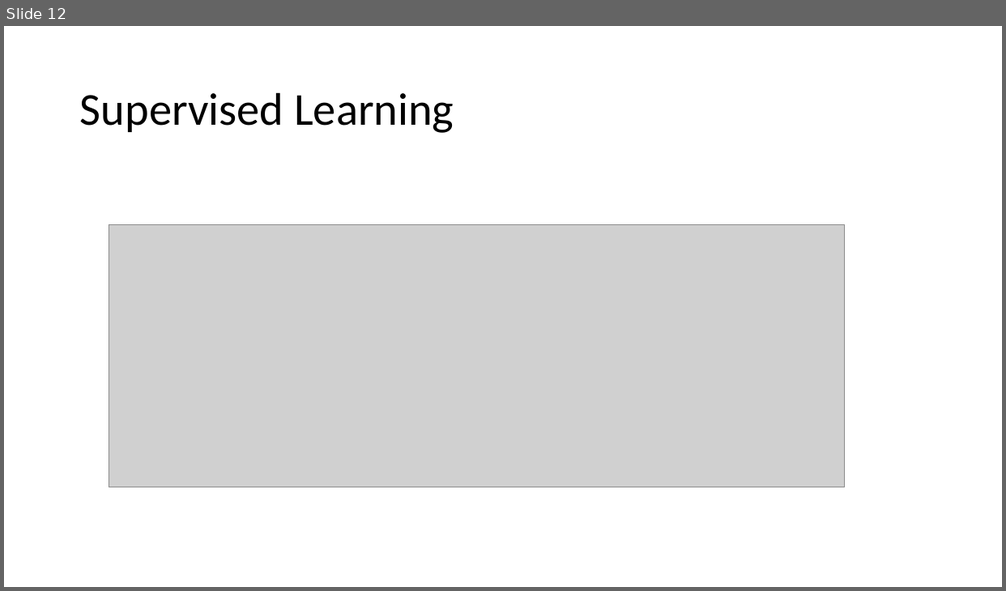
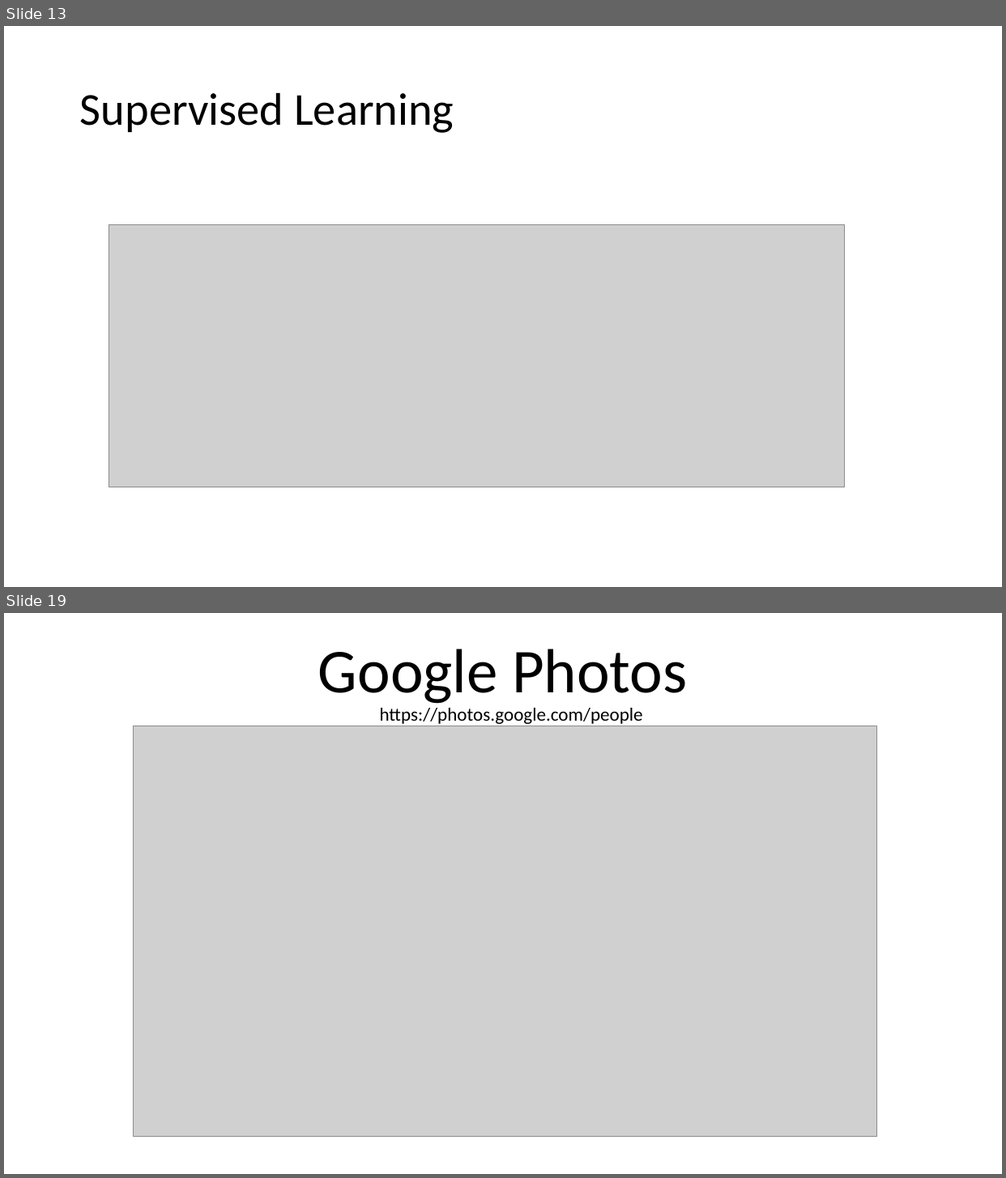
Before and after one commit to alfredofonseca/Python_ML_AFJ_DEMO, a slide deck: afj_ml_demo.pptx. Shown one above the other, each under a label of ours: slide 12 before the commit, slides 13 and 19 after it; the slides between them are not shown. The pictures are 1006x591 and 1006x1178 pixels, drawn with LibreOffice and Linux fonts; fonts in the diff are those of the drawing; grey boxes stand for pictures. Boxes give left, top, right and bottom in pixels: in the first picture for what was removed or moved away, otherwise in the second. Text is boxed around its words. In the diff, an @@ line names an element or a change of style, - is before the commit and + after.

```diff
--- a/afj_ml_demo.pptx
+++ b/afj_ml_demo.pptx
@@ slide 19 added at bbox=[4, 613, 1002, 1174], background #FFFFFF @@
@@ title added at bbox=[318, 649, 687, 704], 60 pt, text #000000 @@
+Google Photos
@@ text added at bbox=[380, 708, 643, 724], 18 pt, text #000000 @@
+https://photos.google.com/people
@@ picture added at bbox=[133, 726, 877, 1137] @@
@@ what was slide 12 is now slide 13 @@
```
Also in this commit, not shown: 2 slides changed, 7 other slides added, 6 other files.
